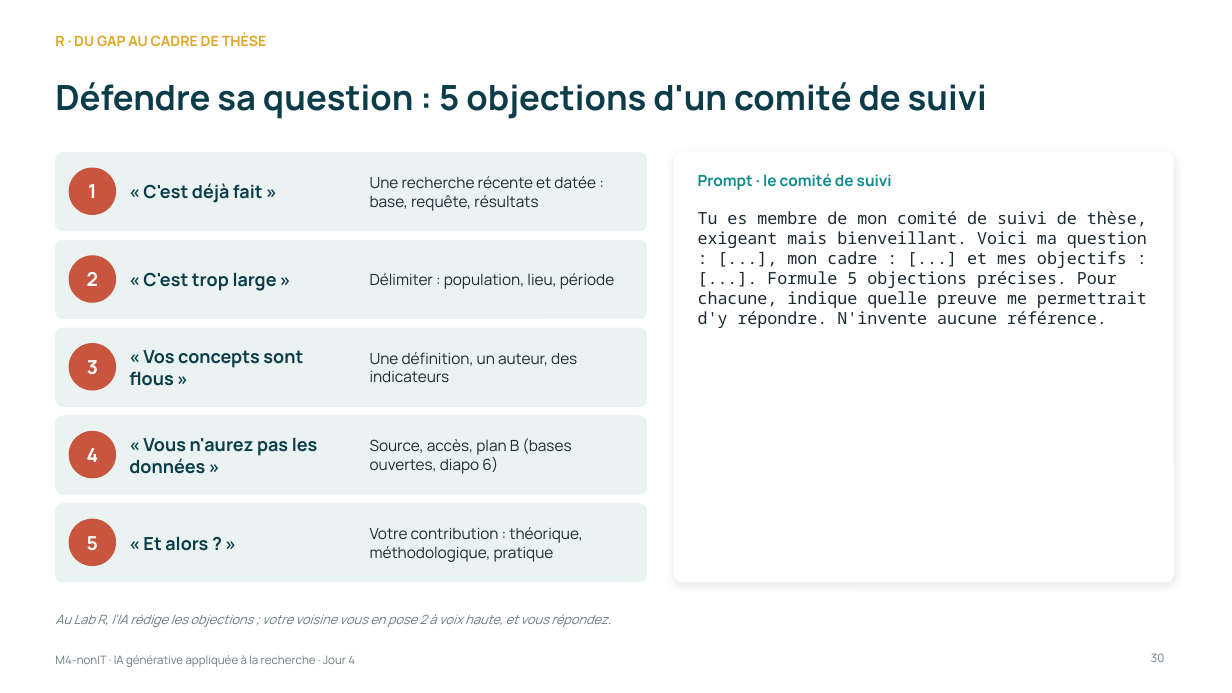
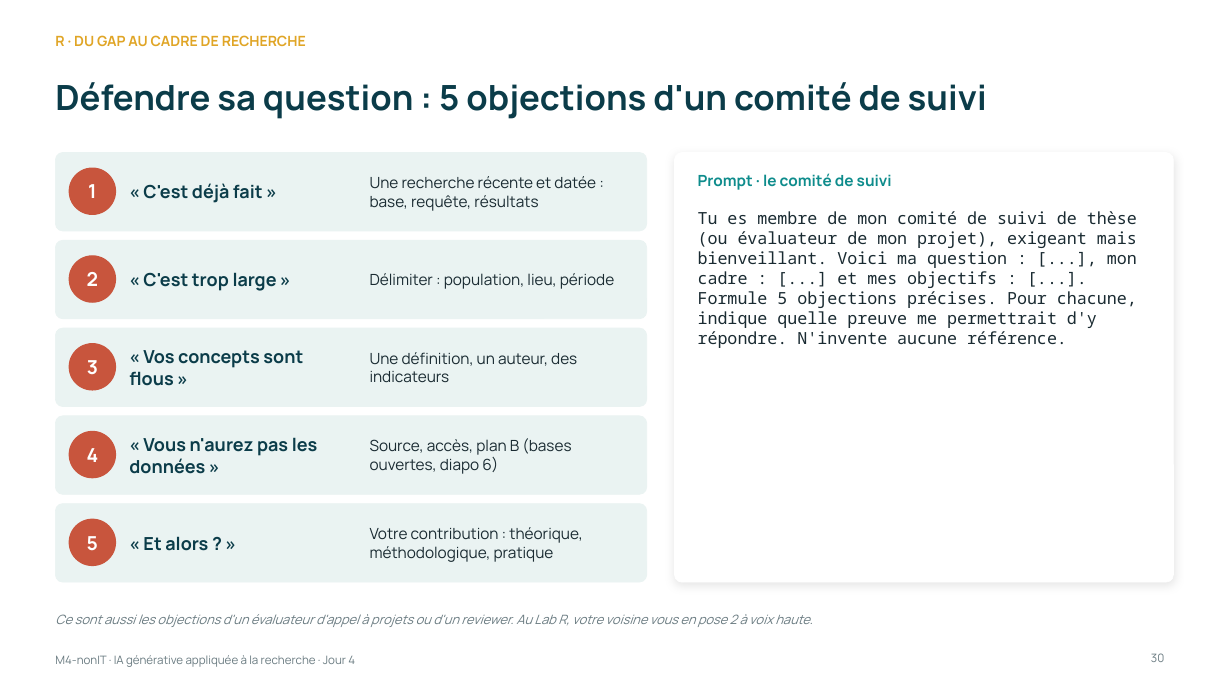
Before and after one commit to Amevi-isi/formation-chercheur-univ, a slide deck: slide 30 of module4_nonIT/M4-nonIT_IA_generative_appliquee.pptx. Drawn at 1232x693 pixels with LibreOffice and Linux fonts; fonts in the diff are those of the drawing. Boxes give left, top, right and bottom in pixels: in the first picture for what was removed or moved away, otherwise in the second. Text is boxed around its words. In the diff, an @@ line names an element or a change of style, - is before the commit and + after.

```diff
--- a/module4_nonIT/M4-nonIT_IA_generative_appliquee.pptx
+++ b/module4_nonIT/M4-nonIT_IA_generative_appliquee.pptx
@@ text at [55,35,306,46]: text changed @@
-R · DU GAP AU CADRE DE THÈSE
+R · DU GAP AU CADRE DE RECHERCHE
@@ text at [698,211,1137,348]: text changed @@
-Tu es membre de mon comité de suivi de thèse, exigeant mais bienveillant. Voici ma question : [...], mon cadre : [...] et mes objectifs : [...]. Formule 5 objections précises. Pour chacune, indique quelle preuve me permettrait d'y répondre. N'invente aucune référence.
+Tu es membre de mon comité de suivi de thèse (ou évaluateur de mon projet), exigeant mais bienveillant. Voici ma question : [...], mon cadre : [...] et mes objectifs : [...]. Formule 5 objections précises. Pour chacune, indique quelle preuve me permettrait d'y répondre. N'invente aucune référence.
@@ text at [55,614,813,627]: text changed @@
-Au Lab R, l'IA rédige les objections ; votre voisine vous en pose 2 à voix haute, et vous répondez.
+Ce sont aussi les objections d'un évaluateur d'appel à projets ou d'un reviewer. Au Lab R, votre voisine vous en pose 2 à voix haute.
```
Also in this commit, not shown: 15 other slides changed, 9 other files.
